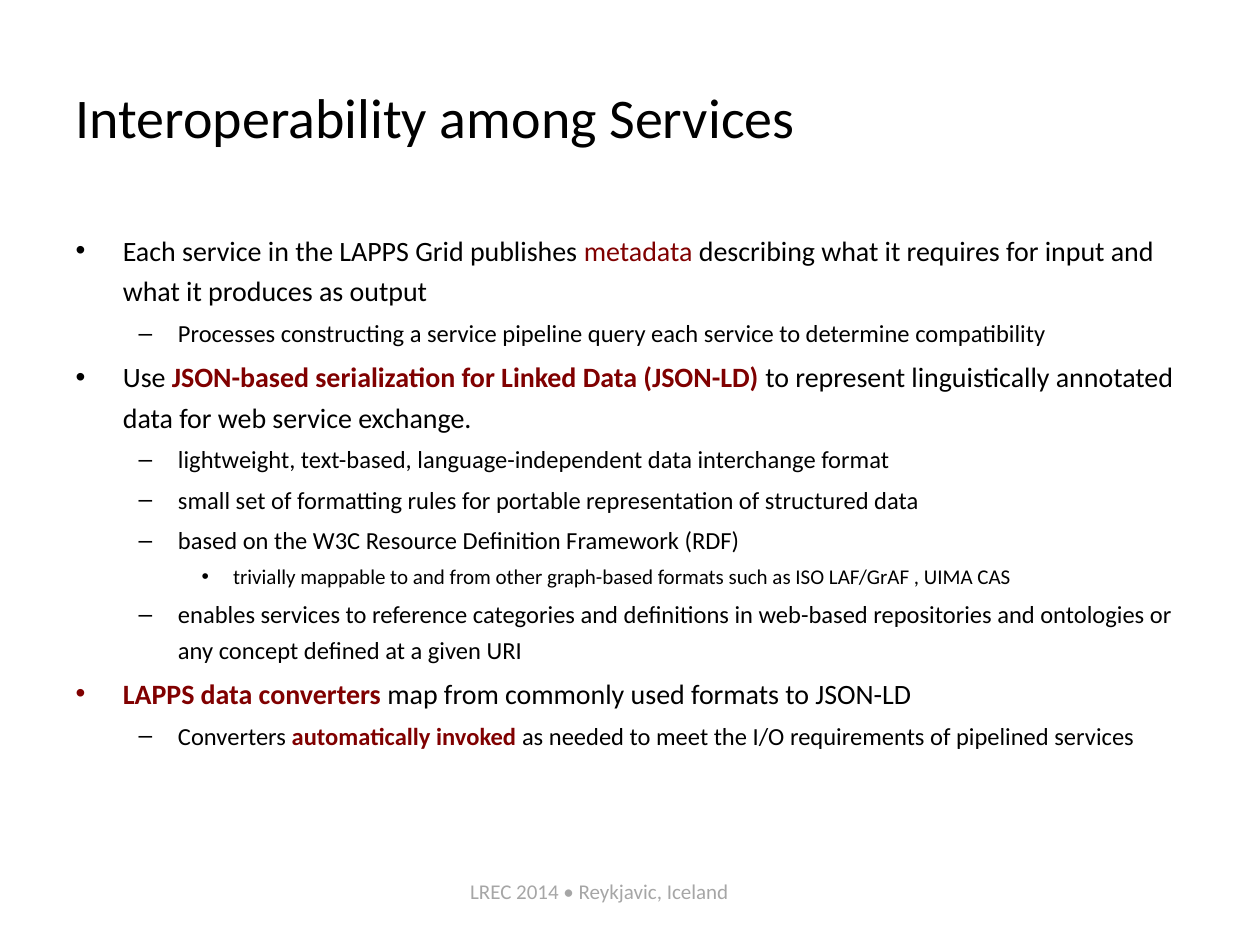
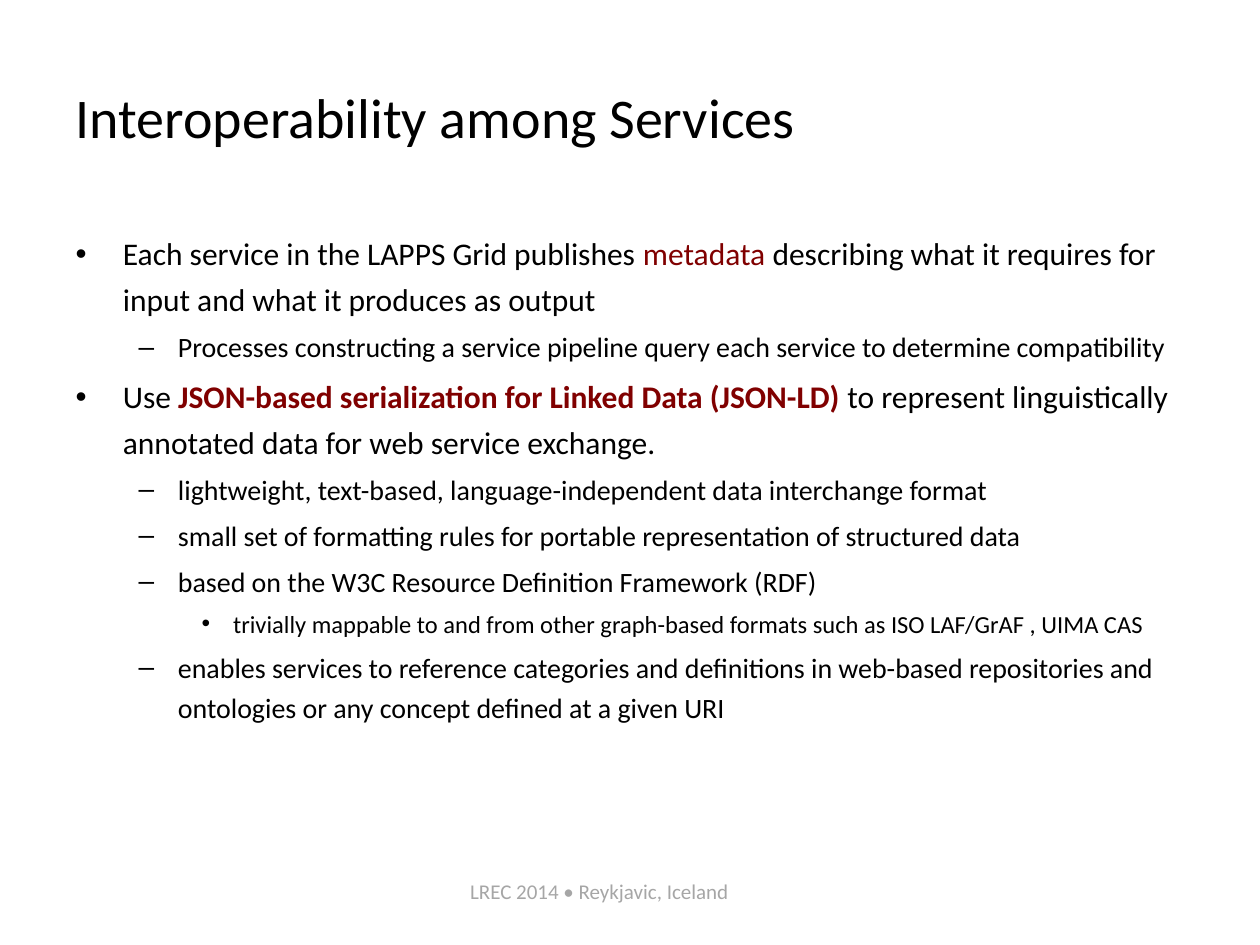
Before and after one commit to chunqishi/lrec2014_part2, a slide deck: slide 8 of lapps-tutorial-intro-lrec2014.pptx (slide 10 before the commit). Drawn at 1260x945 pixels with LibreOffice and Linux fonts; fonts in the diff are those of the drawing. Boxes give left, top, right and bottom in pixels: in the first picture for what was removed or moved away, otherwise in the second. Text is boxed around its words. In the diff, an @@ line names an element or a change of style, - is before the commit and + after.

```diff
--- a/lapps-tutorial-intro-lrec2014.pptx
+++ b/lapps-tutorial-intro-lrec2014.pptx
@@ text "Each service in the LAPPS ..." at [123,243,1168,723]: size 16 to 18 pt in "Each service in the LAPPS Grid publishes ...", "Use JSON-based serialization for Linked Data (JSON-LD) ..."; size 14 to 16 pt in "Processes constructing a service pipeline query each ...", "lightweight, text-based, language-independent data interchan ...", "small set of formatting rules for portable ...", "based on the W3C Resource Definition Framework ..." and 1 more places; size 12 to 14 pt in "trivially mappable to and from other graph-based ..." @@
@@ text at [123,684,1133,749]: paragraphs removed @@
-• LAPPS data converters map from commonly used formats to JSON-LD
-  – Converters automatically invoked as needed to meet the I/O requirements of pipelined services
```
Also in this commit, not shown: 7 other slides changed, 2 slides added, 5 slides removed.
